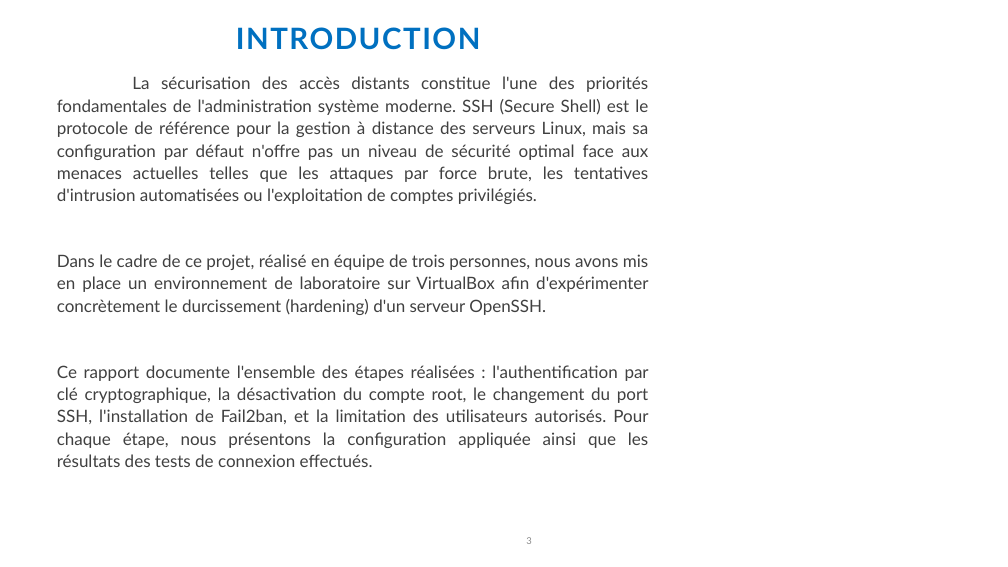
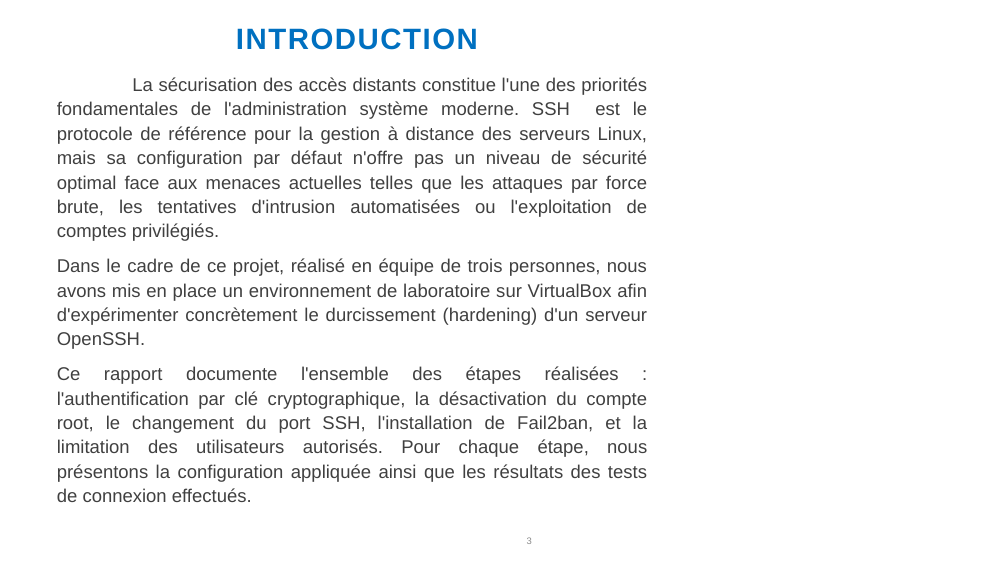
Before and after one commit to Christyy2/Projet-Final-ASI, a slide deck: slide 3 of Présentation-ASI.pptx. Drawn at 1008x567 pixels with LibreOffice and Linux fonts; fonts in the diff are those of the drawing; background and template pictures are left out. Boxes give left, top, right and bottom in pixels: in the first picture for what was removed or moved away, otherwise in the second. Text is boxed around its words. In the diff, an @@ line names an element or a change of style, - is before the commit and + after.

Commit message:
Modification du rapport final

```diff
--- a/Présentation-ASI.pptx
+++ b/Présentation-ASI.pptx
@@ title "INTRODUCTION" at [236,28,478,50]: font Lato to Arial @@
@@ text at [57,77,648,241]: text changed; size 16.1 to 17.6 pt; font Lato to Arial @@
-La sécurisation des accès distants constitue l'une des priorités fondamentales de l'administration système moderne. SSH (Secure Shell) est le protocole de référence pour la gestion à distance des serveurs Linux, mais sa configuration par défaut n'offre pas un niveau de sécurité optimal face aux menaces actuelles telles que les attaques par force brute, les tentatives d'intrusion automatisées ou l'exploitation de comptes privilégiés.
+La sécurisation des accès distants constitue l'une des priorités fondamentales de l'administration système moderne. SSH est le protocole de référence pour la gestion à distance des serveurs Linux, mais sa configuration par défaut n'offre pas un niveau de sécurité optimal face aux menaces actuelles telles que les attaques par force brute, les tentatives d'intrusion automatisées ou l'exploitation de comptes privilégiés.
@@ text at [57,258,647,502]: size 16.1 to 17.6 pt, font Lato to Arial in "Dans le cadre de ce projet, réalisé ...", "Ce rapport documente l'ensemble des étapes réalisées ..." @@
```
Also in this commit, not shown: 4 other slides changed, 9 slides added, 16 slides removed, 1 other file.
